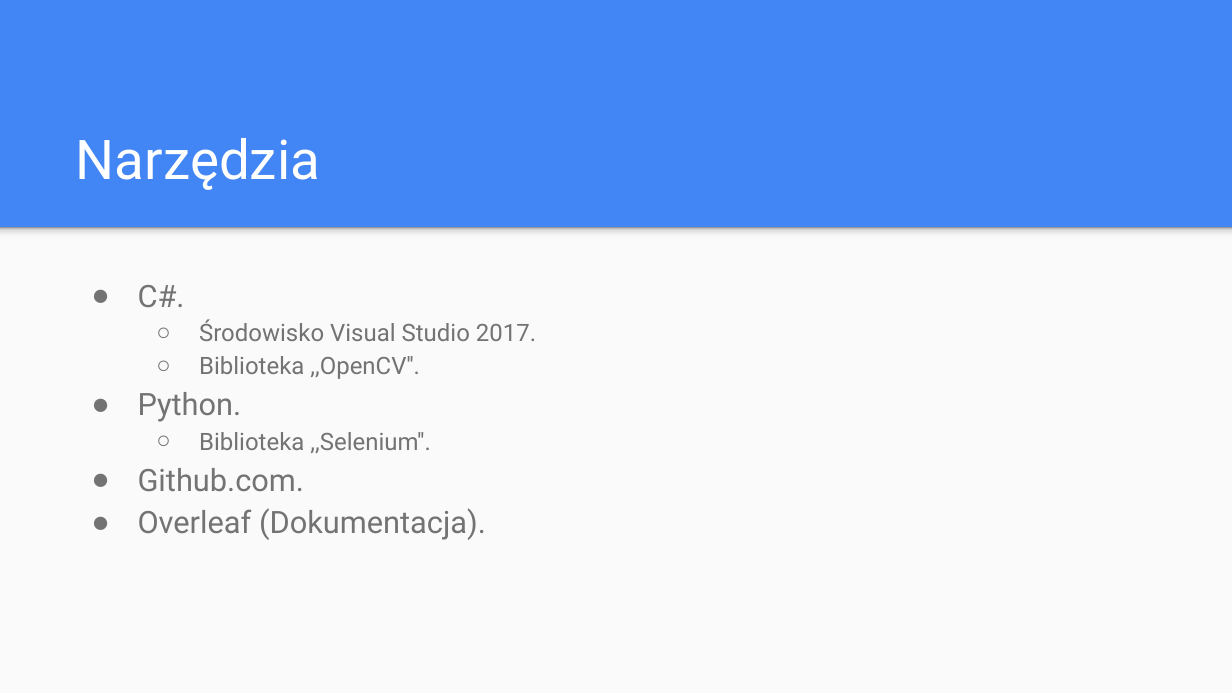
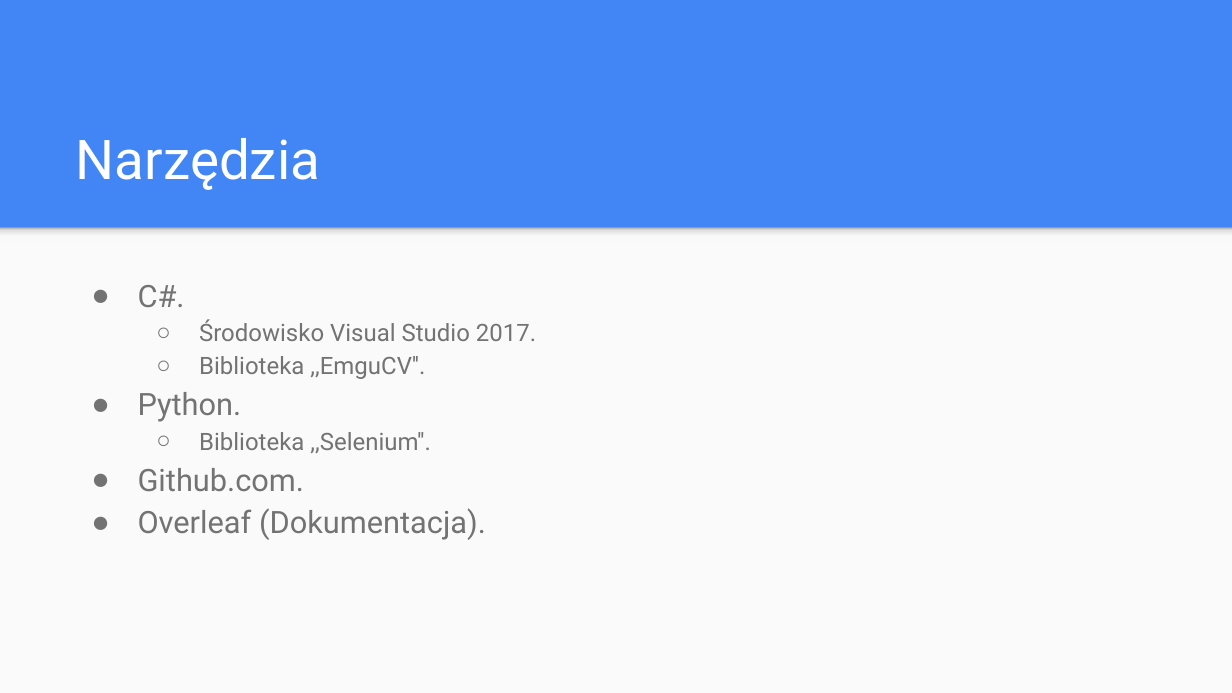
Before and after one commit to nataliap13/Checkers-visual-recognition-and-checking-rules-teamwork, a slide deck: slide 3 of PT - warcaby prezentacja 1.pptx. Drawn at 1232x693 pixels with LibreOffice and Linux fonts; fonts in the diff are those of the drawing. Boxes give left, top, right and bottom in pixels: in the first picture for what was removed or moved away, otherwise in the second. Text is boxed around its words. In the diff, an @@ line names an element or a change of style, - is before the commit and + after.

```diff
--- a/PT - warcaby prezentacja 1.pptx
+++ b/PT - warcaby prezentacja 1.pptx
@@ text at (x1=199, y1=356, x2=425, y2=379): text changed @@
-  ○ Biblioteka ,,OpenCV''.
+  ○ Biblioteka ,,EmguCV''.
```
Also in this commit, not shown: 1 other slide changed, 8 other files.
